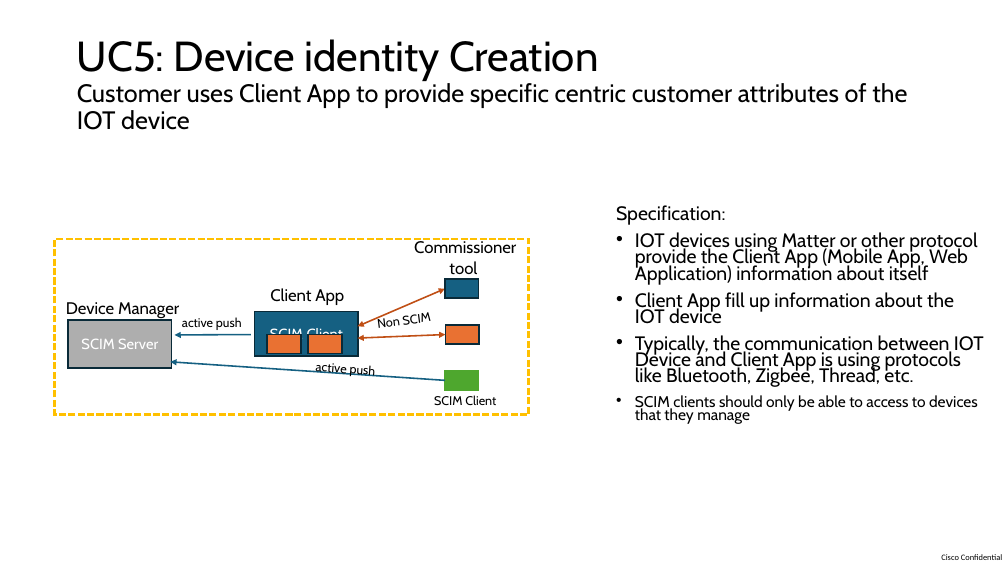
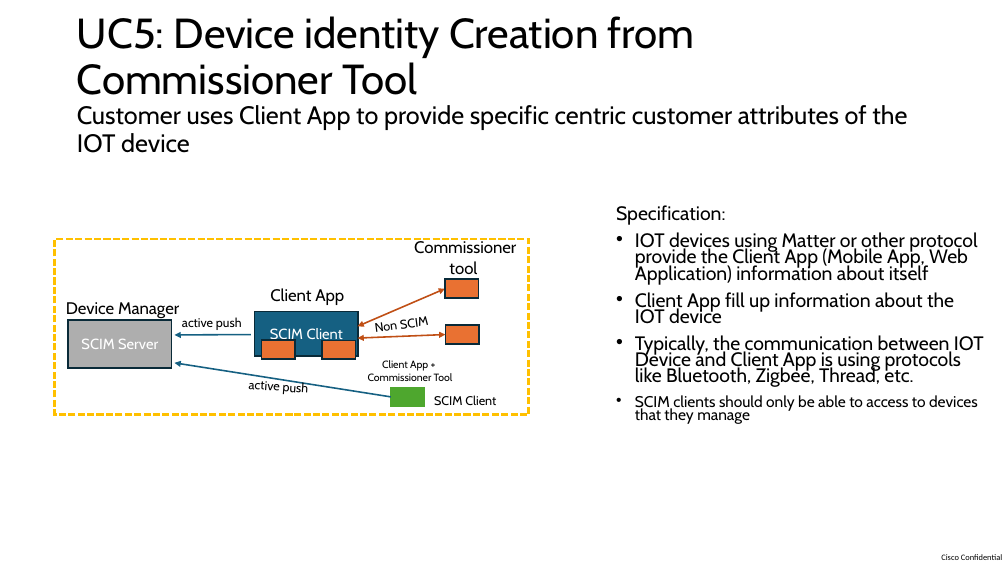
Before and after one commit to pamelatech/scim-use-case-revamp, a slide deck: slide 31 of Use Cases 29 Sep 2024.pptx. Drawn at 1008x567 pixels with LibreOffice and Linux fonts; fonts in the diff are those of the drawing. Boxes give left, top, right and bottom in pixels: in the first picture for what was removed or moved away, otherwise in the second. Text is boxed around its words. In the diff, an @@ line names an element or a change of style, - is before the commit and + after.

Commit message:
01_Oct_2024 ver5

```diff
--- a/Use Cases 29 Sep 2024.pptx
+++ b/Use Cases 29 Sep 2024.pptx
@@ title at (77,16,907,153): text changed @@
-UC5: Device identity Creation
-Customer uses Client App to provide specific centric customer attributes of the IOT device
+UC5: Device identity Creation from Commissioner Tool
+Customer uses Client App to provide specific centric customer attributes of the IOT device
@@ rectangle at (445,279,479,298): fill #156082 to #E97132 @@
@@ text "Non SCIM": place and size @@
-text "Non SCIM" at (378,312,431,328)
+text "Non SCIM" at (375,316,429,332)
@@ rectangle: place and size @@
-rectangle at (267,335,301,354)
+rectangle at (262,340,296,359)
@@ rectangle: place and size @@
-rectangle at (308,335,342,354)
+rectangle at (322,340,356,359)
@@ arrow moved from (170, 362) - (445, 380) to (175, 363) - (391, 397) @@
@@ text "active push": place and size @@
-text "active push" at (315,363,375,377)
+text "active push" at (248,378,308,394)
@@ text added at (368,360,453,381), 10 pt, text #000000 @@
+Client App +
+Commissioner Tool
@@ rectangle: place and size @@
-rectangle at (445,371,479,390)
+rectangle at (391,387,425,406)
```
Also in this commit, not shown: 5 other slides changed.
